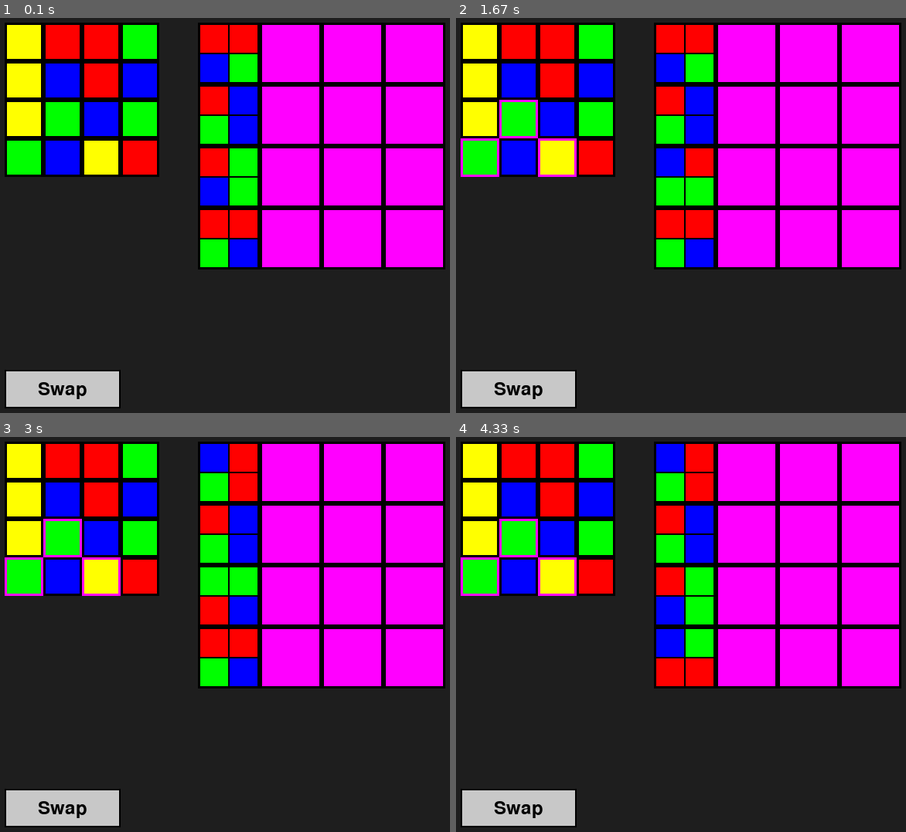
Above: before the commit, frames 1-4 (two rows, left to right).
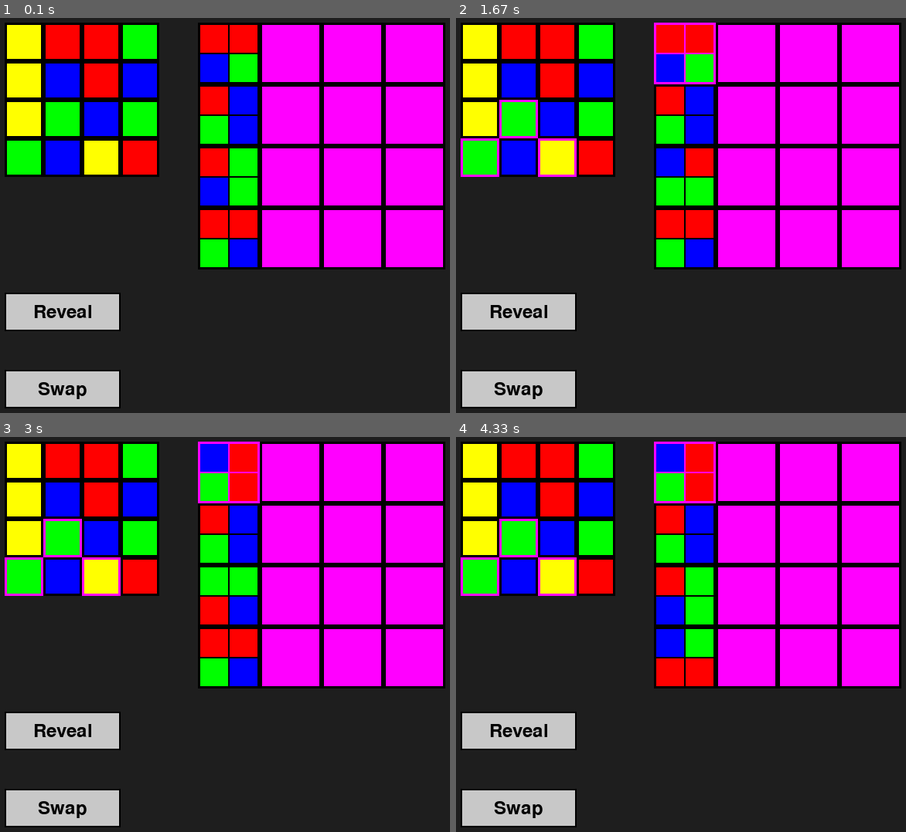
Above: after the commit, the same moments.

Repository: tillschutze/matcher
Game: pygame game, started from main.py
Same seed, same stepped clock (60 frames per second), same inputs: the game is played once before the commit and once after it.
Inputs (mouse positions are in pixels of both pictures, inside the frame that each line leads up to):
- Up to frame 1 (0.1 s): no input
- Up to frame 2 (1.67 s): click "Swap" at 0.38 s; click (501, 172) at 0.72 s; click (478, 41) at 1.05 s; click (654, 179) at 1.38 s
- Up to frame 3 (3 s): click (229, 472) at 1.72 s; click (229, 595) at 2.05 s; click (229, 606) at 2.95 s
- Up to frame 4 (4.33 s): click (663, 587) at 3.28 s; click (667, 638) at 3.62 s; click (699, 642) at 3.95 s

The runs differ from the first frame. In frame 1, 2.5% of the frame differs, in the area x 1-27%, y 69-80%; in frame 2, 2.9%, in the area x 1-58%, y 1-80%; in frame 3, 2.9%; in frame 4, 2.9%.

Commit message:
find matching cards in board

Diff:
--- a/classes/Board.py
+++ b/classes/Board.py
@@ -89,9 +89,8 @@
                         pattern[0][1] = rgb_to_color.get(cell.color, None).value
                 patterns.append(pattern)
         self.patterns = patterns
-        print(len(self.patterns), self.patterns)
 
-    def toggle_highlight(self, screen, cell: MainBoardCell, highlight: bool):
+    def toggle_highlight(self, cell: MainBoardCell, highlight: bool):
         cell.highlight_color = (255, 0, 255) if highlight else (0, 0, 0)
 
 class PlayerBoard(Board[PlayerBoardCell]):
--- a/classes/Card.py
+++ b/classes/Card.py
@@ -10,6 +10,7 @@
         self.orientation = orientation
         self.width = width
         self.height = height
+        self.highlight: bool = False
 
     def __repr__(self):
         return f"Card(pattern={COLOR_NAMES[self.pattern[0][0]], COLOR_NAMES[self.pattern[0][1]], COLOR_NAMES[self.pattern[1][0]], COLOR_NAMES[self.pattern[1][1]]}, isFaceUp={self.isFaceUp})"
@@ -19,10 +20,10 @@
             for i in range(2):
                 for j in range(2):
                     draw_rect(screen, COLOR_NAMES[self.pattern[i][j]], (x + j * self.width, y + i * self.height, self.width, self.height))
-                    draw_rect(screen, (0, 0, 0), (x + j * self.width, y + i * self.height, self.width, self.height), 1)
+                    draw_rect(screen, (255, 0, 255) if self.highlight else  (0, 0, 0), (x + j * self.width, y + i * self.height, self.width, self.height), 1)
         else:
             draw_rect(screen, (255, 0, 255), (x, y, self.width * 2, self.height * 2))
-        draw_rect(screen, (0, 0, 0), (x, y, self.width * 2, self.height * 2), 3)
+        draw_rect(screen, (255, 0, 255) if self.highlight else  (0, 0, 0), (x, y, self.width * 2, self.height * 2), 3)
 
     def rotate(self, screen, x, y):
         rotated_pattern: List[List[Color]] = [[self.pattern[1][0], self.pattern[0][0]], [self.pattern[1][1], self.pattern[0][1]]]
--- a/classes/Game.py
+++ b/classes/Game.py
@@ -1,8 +1,8 @@
-from classes.Board import MainBoard, PlayerBoard
+from classes.Board import MainBoard, PlayerBoard, Pattern
 from classes.Deck import Deck
 from classes.ActionButton import ActionButton
-from classes.Cell import Cell
-from typing import Dict, Optional
+from classes.Cell import Cell, PlayerBoardCell
+from typing import Dict, Optional, List
 import pygame
 
 class Game:
@@ -12,7 +12,9 @@
         self.deck: Deck = Deck(colors)
         self.playerBoard: PlayerBoard = PlayerBoard(dimension, self.deck)
         self.swapButton: ActionButton = ActionButton((50, 500, 150, 50), "Swap", self.start_swap)
+        self.revealButton: ActionButton = ActionButton((50, 400, 150, 50), "Reveal", self.start_reveal)
         self.is_swapping: bool = False
+        self.is_revealing: bool = False
         self.swapState: Optional[Dict] = None
 
 
@@ -20,6 +22,7 @@
         self.board.draw_board(screen)
         self.playerBoard.draw_board(screen)
         self.swapButton.draw(screen)
+        self.revealButton.draw(screen)
 
     def start_swap(self):
         print("Swapping!")
@@ -37,7 +40,7 @@
                 # Check if the cell is directly to the left/right or above/below.
                 if (cell.row == clicked_cell.row and abs(cell.col - clicked_cell.col) == 1) or (cell.col == clicked_cell.col and abs(cell.row - clicked_cell.row) == 1):
                     self.swapState["adjacent"].append(cell)
-                    self.board.toggle_highlight(screen, cell, True)
+                    self.board.toggle_highlight(cell, True)
 
         else:
             # Second click: if clicked cell is one of the highlighted adjacent cells, perform the swap.
@@ -48,10 +51,34 @@
                 source.color, target.color = target.color, source.color
                 print(f"Swapped cell at ({source.row}, {source.col}) with cell at ({target.row}, {target.col}).")
                 for cell in self.swapState["adjacent"]:
-                    self.board.toggle_highlight(screen, cell, False)
+                    self.board.toggle_highlight(cell, False)
                 self.board.generate_pattern_list()
             else:
                 print("Invalid target cell. Swap cancelled.")
             # Reset swap mode regardless of whether swap was successful.
             self.is_swapping = False
             self.swapState = None
+            self.find_matching_patterns()
+
+    def start_reveal(self):
+        self.is_revealing = True
+
+    def find_matching_patterns(self):
+        cells: List[PlayerBoardCell] = self.playerBoard.cells
+        for cell in cells:
+            if not cell.card.isFaceUp:
+                continue
+            print(cell.card)
+            pattern = cell.card.pattern
+            rotations: List[Pattern] = [
+                pattern,
+                [[pattern[1][0], pattern[0][0]], [pattern[1][1], pattern[0][1]]],
+                [[pattern[1][1], pattern[1][0]], [pattern[0][1], pattern[0][0]]],
+                [[pattern[0][1], pattern[1][1]], [pattern[0][0], pattern[1][0]]],
+            ]
+
+            for rotation in rotations:
+                if rotation in self.board.patterns:
+                    cell.card.highlight = True
+
+                    print("this pattern is in the mainboard: ", pattern)
